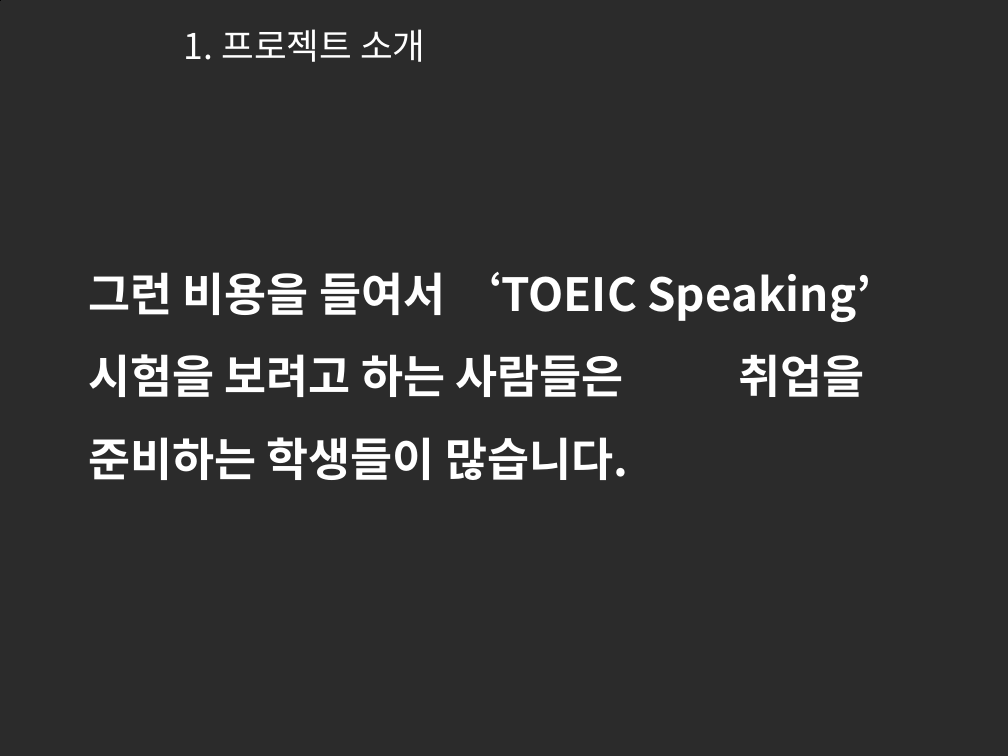
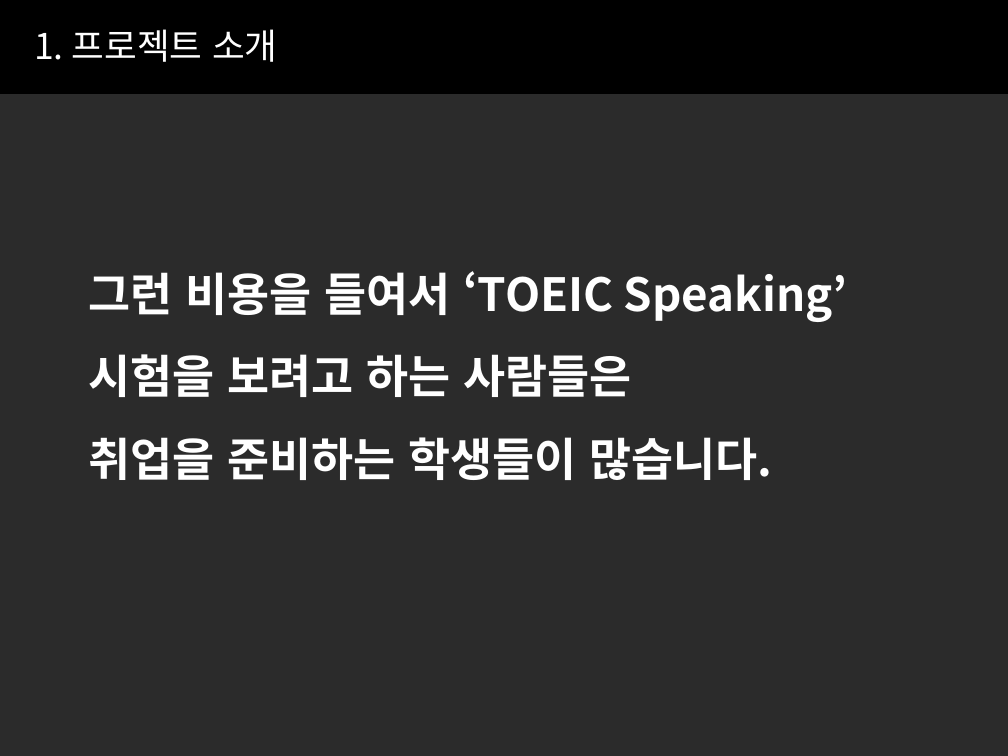
Before and after one commit to hkemt/doc, a slide deck: slide 4 of EMT_doc/1_EMT_Final_Report/EMT_FinalReport.pptx. Drawn at 1008x756 pixels with LibreOffice and Linux fonts; fonts in the diff are those of the drawing; background and template pictures are left out; a plain dark background stands for a picture behind light text. Boxes give left, top, right and bottom in pixels: in the first picture for what was removed or moved away, otherwise in the second. Text is boxed around its words. In the diff, an @@ line names an element or a change of style, - is before the commit and + after.

```diff
--- a/EMT_doc/1_EMT_Final_Report/EMT_FinalReport.pptx
+++ b/EMT_doc/1_EMT_Final_Report/EMT_FinalReport.pptx
@@ freeform shape at [0, 0, 1008, 93]: outline #000000 0.75 pt to #000000 0 pt; outline redrawn @@
@@ text "1. 프로젝트 소개": place and size @@
-text "1. 프로젝트 소개" at [184, 29, 425, 62]
+text "1. 프로젝트 소개" at [34, 29, 277, 62]
@@ text "그런 비용을 들여서 ‘TOEIC Speaking’ ..." rewrapped from [88, 272, 871, 480] to [88, 271, 848, 480] @@
```
Also in this commit, not shown: 19 other slides changed.
